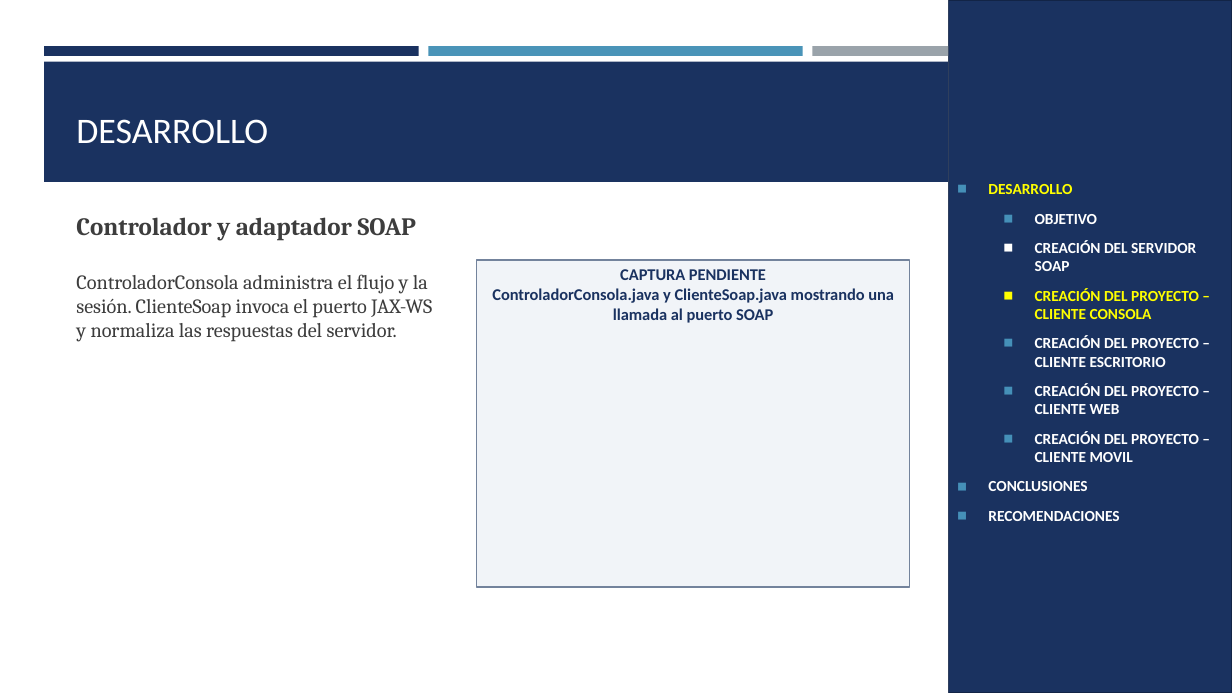
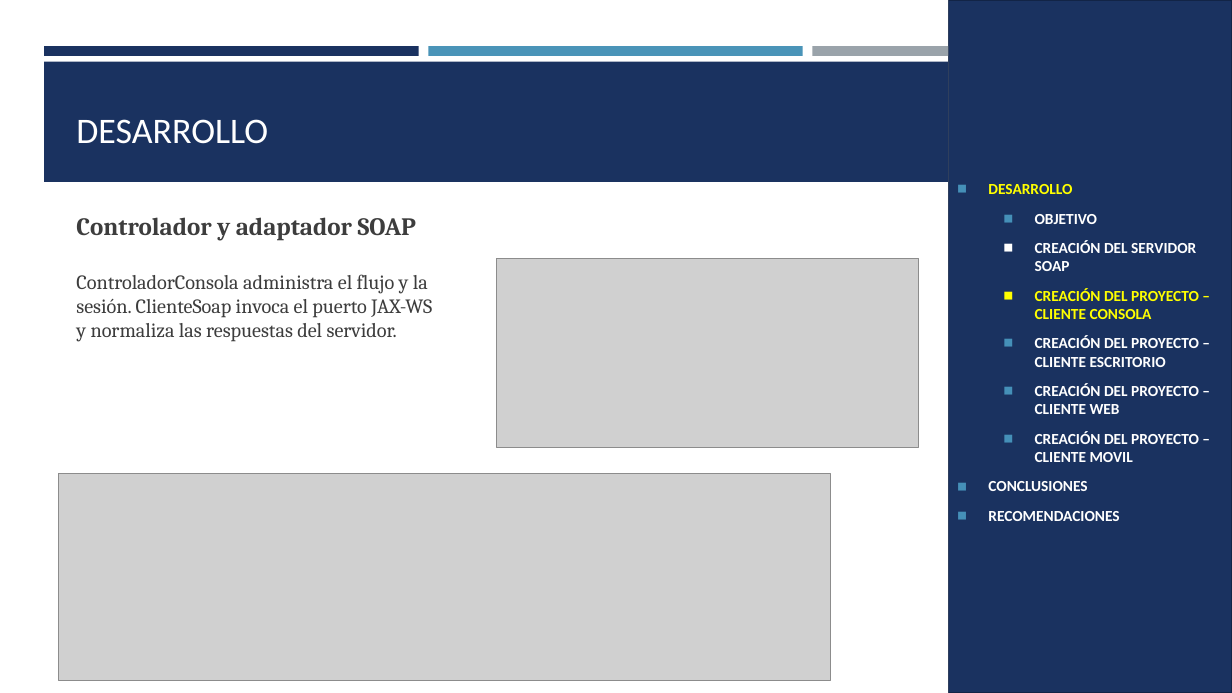
Before and after one commit to luis-sagx/arquitectura, a slide deck: slide 10 of TI.1.1 PAO202651_SOAP_JAVA_SINBDD_NRC36883_GR09/05. DOCUMENTACION/PRESENTACION_TECNICA_GR09.pptx. Drawn at 1232x693 pixels with LibreOffice and Linux fonts; fonts in the diff are those of the drawing; grey boxes stand for pictures. Boxes give left, top, right and bottom in pixels: in the first picture for what was removed or moved away, otherwise in the second. Text is boxed around its words. In the diff, an @@ line names an element or a change of style, - is before the commit and + after.

Commit message:
Completa capturas de las presentaciones y corrige la ejecución de los clientes
- TI.1.1: clase principal del cliente de escritorio y URL local del cliente móvil
- TI.1.2: el cliente MAUI usa localhost:14028 con adb reverse
- TI.1.3: corrige la URL de las pruebas de integración y agrega nbactions.xml al cliente de consola
- TI.1.4: elimina el proyecto duplicado .Verification y agrega VerificarHttp.ps1 a las pruebas del servidor
- Presentaciones: capturas reales y recuadros pendientes para los diagramas

```diff
--- a/TI.1.1 PAO202651_SOAP_JAVA_SINBDD_NRC36883_GR09/05. DOCUMENTACION/PRESENTACION_TECNICA_GR09.pptx
+++ b/TI.1.1 PAO202651_SOAP_JAVA_SINBDD_NRC36883_GR09/05. DOCUMENTACION/PRESENTACION_TECNICA_GR09.pptx
@@ rectangle removed at (477,260,910,587) @@
-CAPTURA PENDIENTE
-ControladorConsola.java y ClienteSoap.java mostrando una llamada al puerto SOAP
@@ picture added at (496,259,920,447) @@
@@ picture added at (59,474,832,680) @@
```
Also in this commit, not shown: 23 other slides changed, 16 other files.
